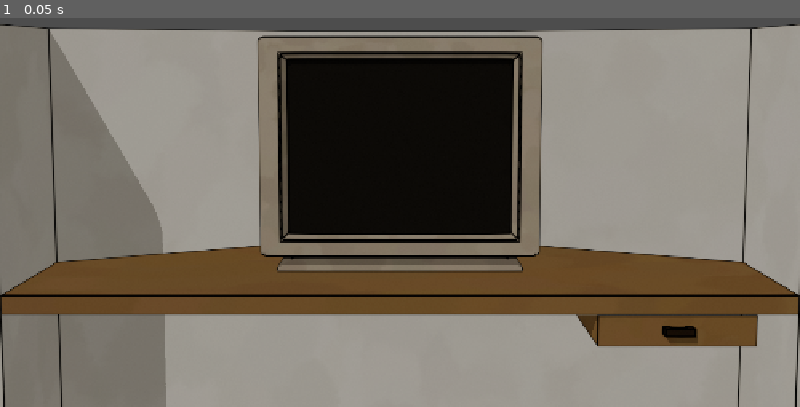
Above: before the commit, frame 1.
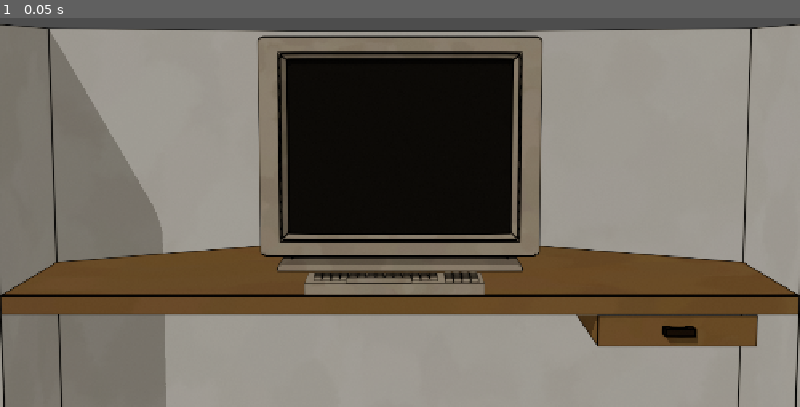
Above: after the commit, the same moment.

Repository: Jelleas/gmtk-2026
Game: Godot game, scene res://src/office/office_view.tscn
Same seed, same stepped clock (60 frames per second), same inputs: the game is played once before the commit and once after it. This scene is started directly instead of the project's main scene.
Inputs:
- Up to frame 1 (0.05 s): no input

The runs differ from the first frame. In frame 1, 1.3% of the frame differs, in the area x 38-61%, y 65-72%.

Commit message:
add quick keyboard

Diff:
--- a/src/office/office_view.tscn
+++ b/src/office/office_view.tscn
@@ -4,6 +4,7 @@
 [ext_resource type="Texture2D" uid="uid://dxjnf4vokq43b" path="res://resources/images/desk.png" id="2_f2vto"]
 [ext_resource type="Texture2D" uid="uid://djq0b6sik4lfi" path="res://resources/images/screen_big.png" id="3_njq1x"]
 [ext_resource type="Texture2D" uid="uid://6id4kgplte8j" path="res://resources/images/drawer.png" id="4_4toum"]
+[ext_resource type="Texture2D" uid="uid://cgs3ql80lfoxx" path="res://resources/images/keyboard.png" id="5_f2vto"]
 
 [sub_resource type="AtlasTexture" id="AtlasTexture_8664f"]
 atlas = ExtResource("4_4toum")
@@ -72,3 +73,7 @@
 [node name="Drawer" type="AnimatedSprite2D" parent="." unique_id=558066374]
 sprite_frames = SubResource("SpriteFrames_6y6ft")
 offset = Vector2(640, 360)
+
+[node name="Keyboard" type="Sprite2D" parent="." unique_id=1051419264]
+texture = ExtResource("5_f2vto")
+offset = Vector2(640, 360)
Binary file added: resources/images/keyboard.png
Not shown, added: resources/images/keyboard.png.import
